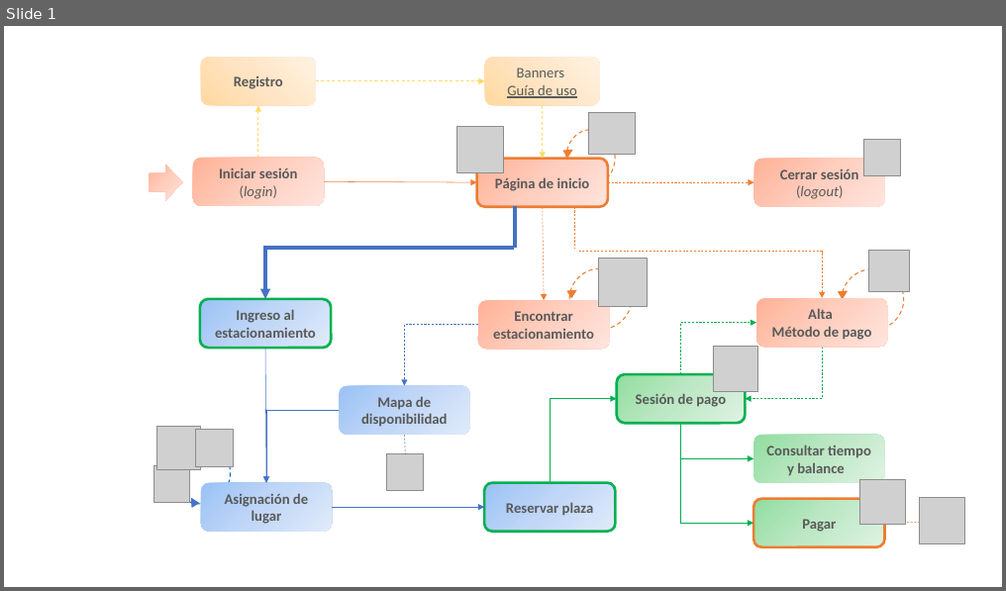
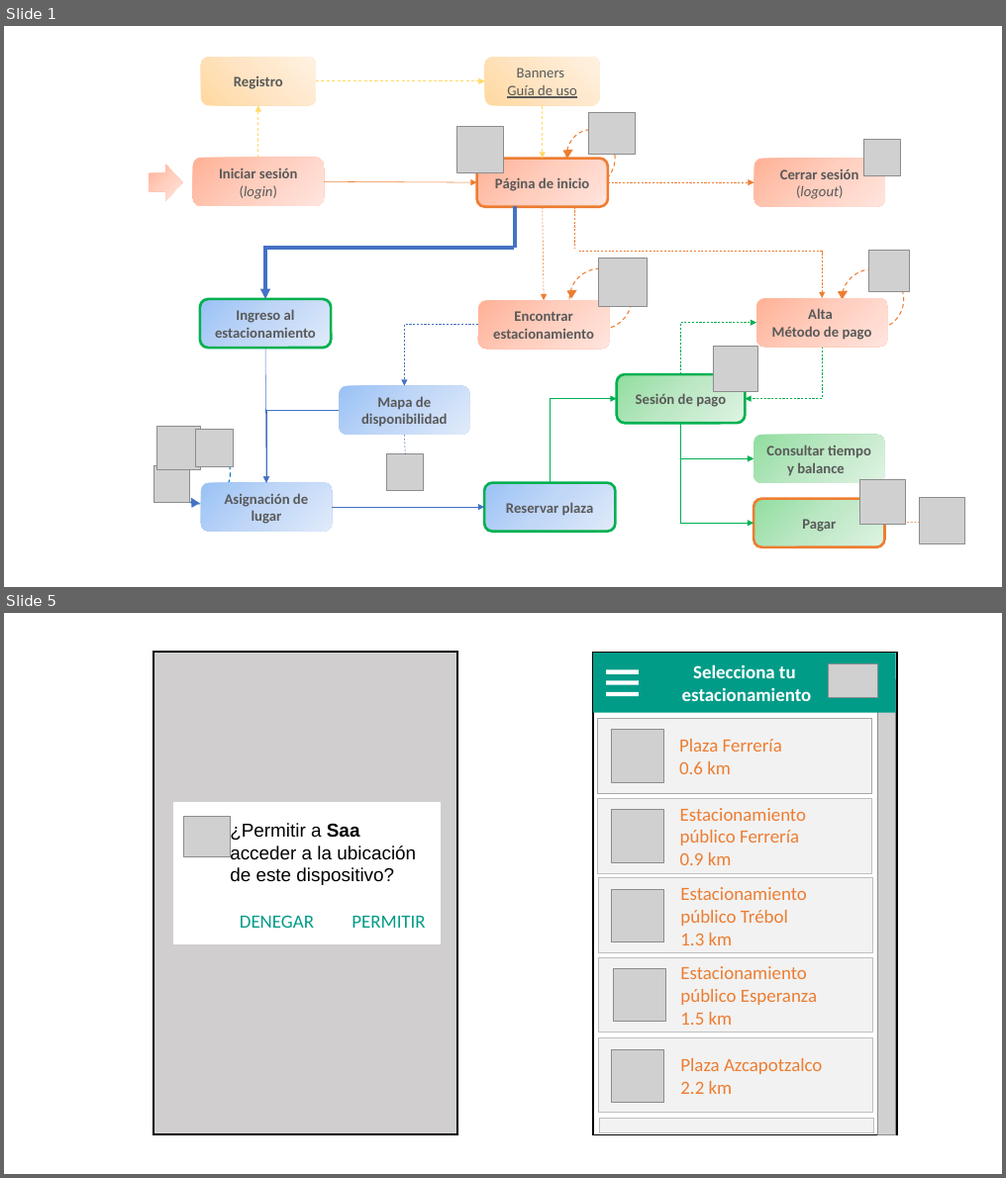
Before and after one commit to ajbeem/iotserver, a slide deck: documentation/MapaNavegacion.pptm. Shown one above the other, each under a label of ours: slide 1 before the commit, slides 1 and 5 after it; the slides between them are not shown. The pictures are 1006x591 and 1006x1178 pixels, drawn with LibreOffice and Linux fonts; fonts in the diff are those of the drawing; grey boxes stand for pictures. Boxes give left, top, right and bottom in pixels: in the first picture for what was removed or moved away, otherwise in the second. Text is boxed around its words. In the diff, an @@ line names an element or a change of style, - is before the commit and + after.

```diff
--- a/documentation/MapaNavegacion.pptm
+++ b/documentation/MapaNavegacion.pptm
@@ slide 5 added at [4, 613, 1002, 1174], background #FFFFFF @@
@@ rectangle added at [153, 652, 457, 1135], fill #D0CECE, outline #000000 1.75 pt @@
@@ rectangle added at [593, 652, 897, 1135], fill #FFFFFF, outline #000000 1.75 pt @@
@@ group added at [593, 653, 896, 713]: 4 rectangles, 1 picture @@
+Selecciona tu
+estacionamiento
@@ picture added at [877, 679, 896, 1136] @@
@@ rectangle added at [597, 719, 871, 793], fill #F2F2F2, outline #A6A6A6 1 pt, 18 pt, text #ED7D31 @@
+    Plaza Ferrería
+    0.6 km
@@ picture added at [611, 730, 664, 783] @@
@@ rectangle added at [174, 803, 441, 944], fill #FFFFFF, outline #FFFFFF 1 pt @@
@@ picture added at [183, 816, 230, 858] @@
@@ rectangle added at [598, 799, 872, 873], fill #F2F2F2, outline #BFBFBF 1 pt, 18 pt, text #ED7D31 @@
+    Estacionamiento público Ferrería
+    0.9 km
@@ picture added at [611, 810, 664, 863] @@
@@ text added at [230, 822, 416, 885], 18 pt, text #000000 @@
+¿Permitir a Saa acceder a la ubicación de este dispositivo?
@@ rectangle added at [598, 878, 873, 953], fill #F2F2F2, outline #BFBFBF 1 pt, 18 pt, text #ED7D31 @@
+    Estacionamiento público Trébol
+    1.3 km
@@ picture added at [611, 889, 664, 943] @@
@@ text added at [240, 915, 425, 928], 18 pt, text #009C88 @@
+DENEGAR PERMITIR
@@ rectangle added at [598, 959, 873, 1033], fill #F2F2F2, outline #BFBFBF 1 pt, 18 pt, text #ED7D31 @@
+    Estacionamiento público Esperanza
+    1.5 km
@@ picture added at [614, 968, 666, 1022] @@
@@ rectangle added at [598, 1039, 873, 1113], fill #F2F2F2, outline #BFBFBF 1 pt, 18 pt, text #ED7D31 @@
+    Plaza Azcapotzalco
+    2.2 km
@@ picture added at [611, 1050, 664, 1103] @@
@@ rectangle added at [599, 1118, 874, 1134], fill #F2F2F2, outline #BFBFBF 1 pt @@
```
Also in this commit, not shown: 3 slides changed, 2 other slides added, 1 slide removed, 1 other file.
